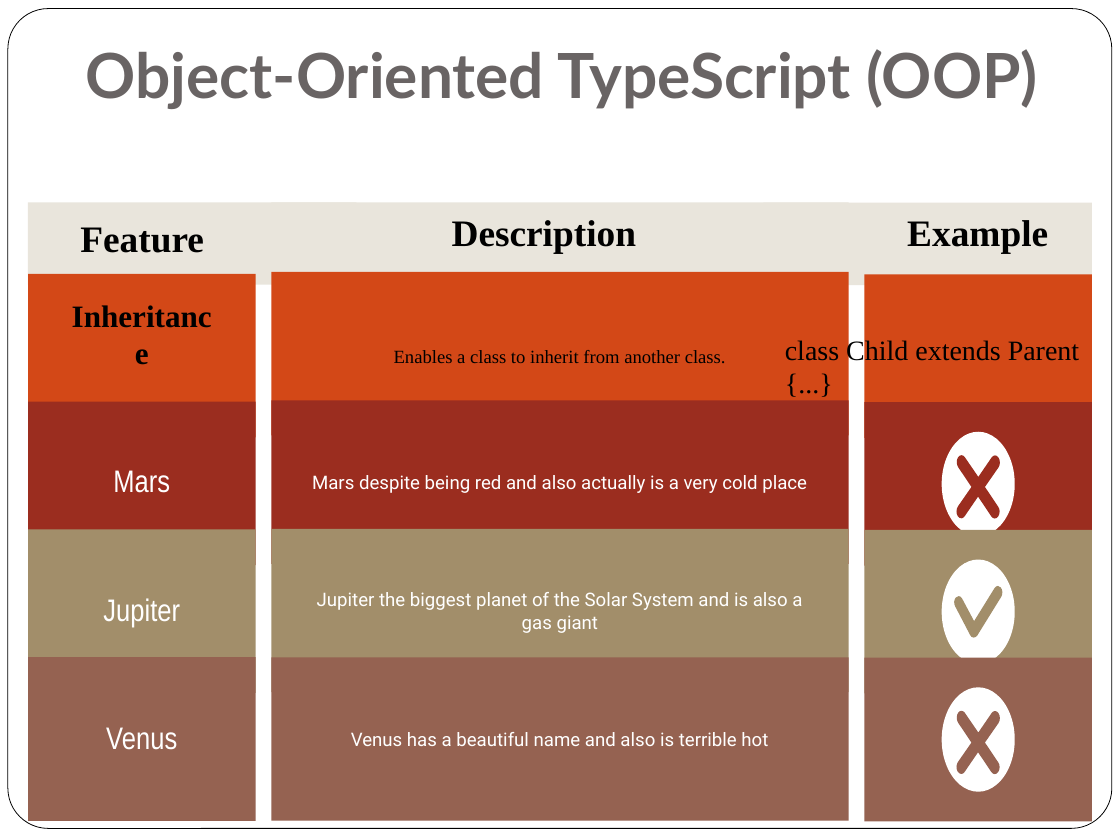
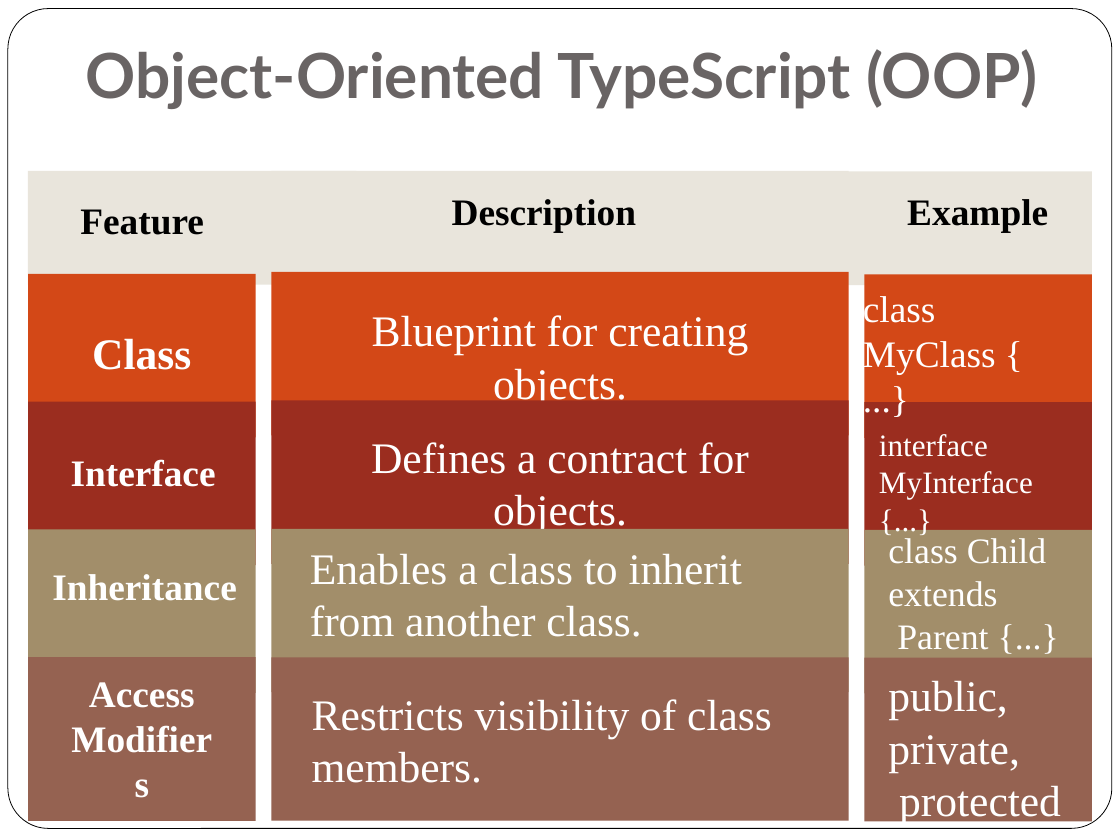
Before and after one commit to rosemarythomas994/VueR-assignment, a slide deck: slide 13 of Presentation Assignment.pptx (slide 17 before the commit). Drawn at 1120x840 pixels with LibreOffice and Linux fonts; fonts in the diff are those of the drawing. Boxes give left, top, right and bottom in pixels: in the first picture for what was removed or moved away, otherwise in the second. Text is boxed around its words. In the diff, an @@ line names an element or a change of style, - is before the commit and + after.

```diff
--- a/Presentation Assignment.pptx
+++ b/Presentation Assignment.pptx
@@ text "Description": place and size @@
-text "Description" at box(452, 220, 636, 253)
+text "Description" at box(452, 199, 636, 232)
@@ text "Example": place and size @@
-text "Example" at box(907, 220, 1048, 253)
+text "Example" at box(907, 199, 1048, 232)
@@ text "Feature": place and size @@
-text "Feature" at box(80, 227, 204, 253)
+text "Feature" at box(80, 209, 204, 235)
@@ rectangle: place and size @@
-rectangle at box(28, 203, 356, 286)
+rectangle at box(28, 171, 356, 286)
@@ rectangle: place and size @@
-rectangle at box(271, 203, 848, 284)
+rectangle at box(271, 171, 848, 284)
@@ rectangle: place and size @@
-rectangle at box(764, 203, 1092, 286)
+rectangle at box(764, 171, 1092, 286)
@@ text at box(863, 294, 996, 374): text changed; size 18 to 24 pt; text colour #000000 to #FFFFFF @@
-class Child extends Parent {...}
+class MyClass {
+...}
@@ text at box(372, 315, 748, 407): text changed; size 12 to 28 pt; text colour #000000 to #FFFFFF @@
-Enables a class to inherit from another class.
+Blueprint for creating objects.
@@ text at box(92, 338, 191, 370): text changed; size 20 to 28 pt; text colour #000000 to #FFFFFF @@
-Inheritance
+Class
@@ text at box(371, 442, 749, 534): text changed; size 12 to 28 pt; font Roboto to Times New Roman @@
-Mars despite being red and also actually is a very cold place
+Defines a contract for objects.
@@ text added at box(879, 434, 1033, 499), 20 pt, text #FFFFFF @@
+interface
+MyInterface {...}
@@ ellipse removed at box(942, 432, 1015, 536) @@
@@ text at box(71, 459, 216, 487): text changed; size 20 to 24 pt; font Arial Narrow to Times New Roman; bold on @@
-Mars
+Interface
@@ text added at box(888, 538, 1046, 650), 23 pt, text #FFFFFF @@
+class Child extends
+Parent {...}
@@ text at box(310, 554, 742, 637): text changed; size 12 to 28 pt; font Roboto to Times New Roman @@
-Jupiter the biggest planet of the Solar System and is also a gas giant
+Enables a class to inherit from another class.
@@ ellipse removed at box(942, 560, 1015, 664) @@
@@ text added at box(52, 574, 236, 601), 24 pt, text #FFFFFF, bold @@
+Inheritance
@@ text removed at box(103, 598, 180, 627) @@
-Jupiter
@@ text at box(89, 682, 195, 708): text changed; size 20 to 24 pt; font Arial Narrow to Times New Roman; bold on @@
-Venus
+Access Modifiers
@@ text added at box(888, 681, 1061, 825), 28 pt, text #FFFFFF @@
+public,
+private,
+protected
@@ ellipse removed at box(942, 688, 1015, 792) @@
@@ text at box(312, 699, 772, 783): text changed; size 12 to 28 pt; font Roboto to Times New Roman @@
-Venus has a beautiful name and also is terrible hot
+Restricts visibility of class members.
```
Also in this commit, not shown: 5 other slides changed, 13 slides added, 4 slides removed, 20 other files.
